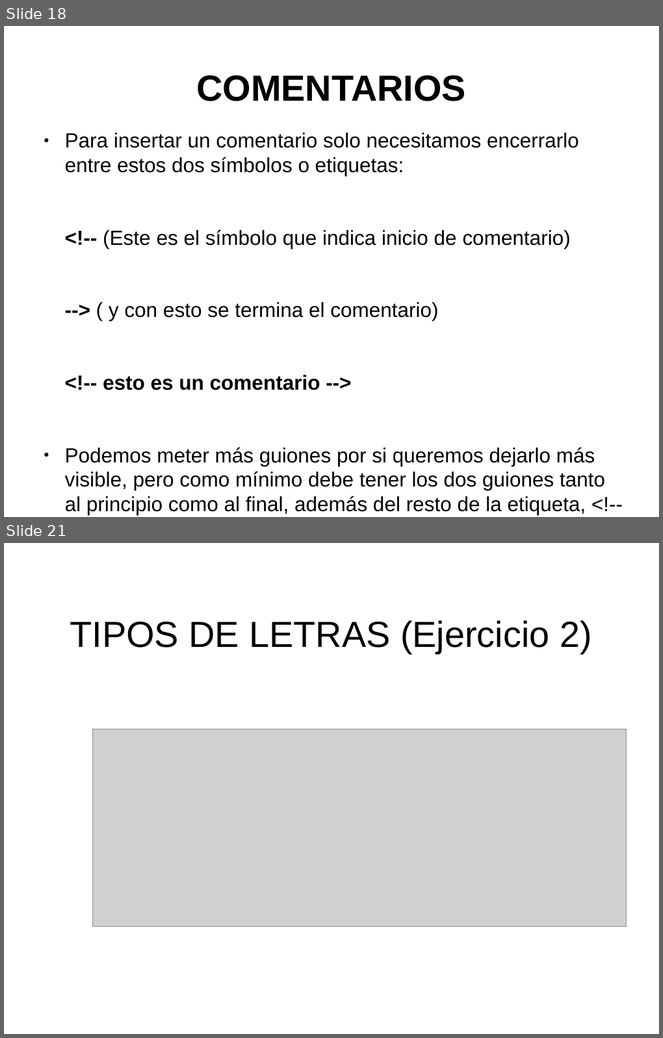
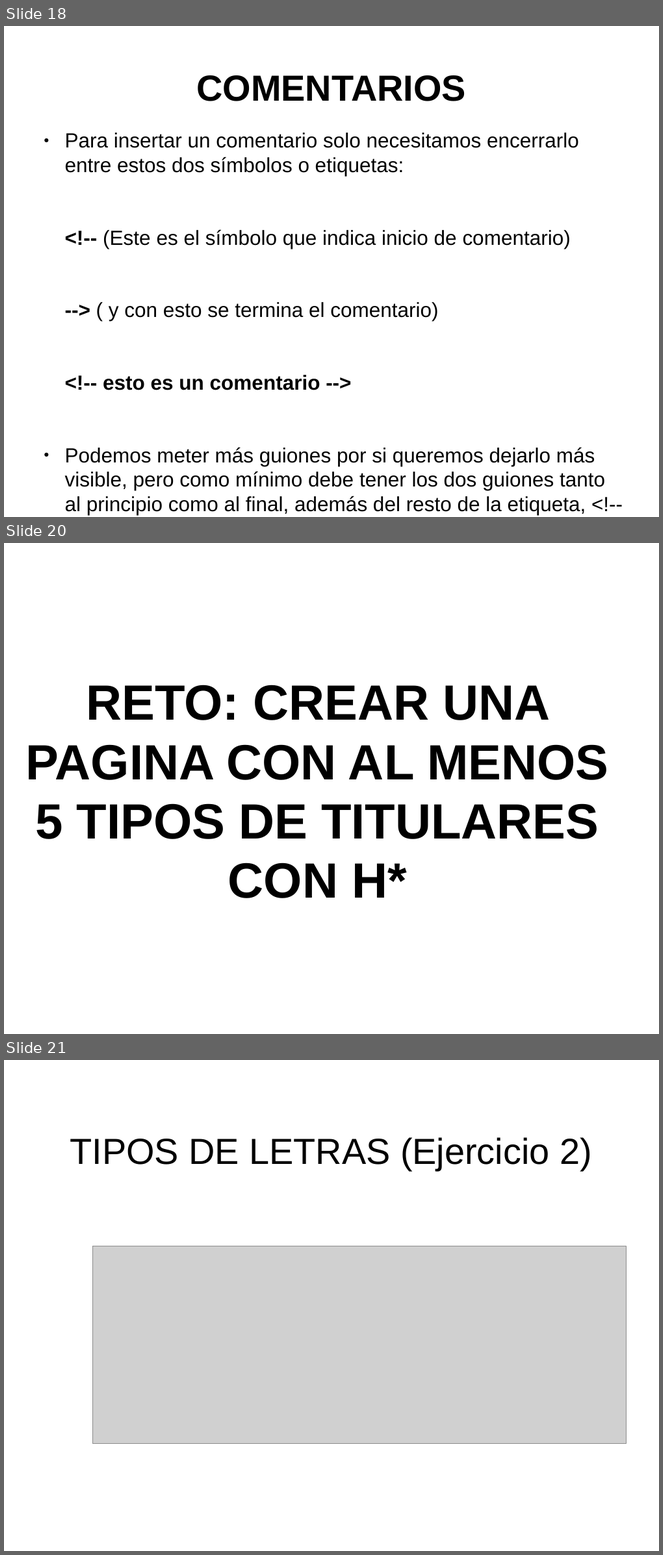
Before and after one commit to toblerone554/CampusInfantil2016, a slide deck: Veteranos/html/PresentaciónHTML.odp. Shown one above the other, each under a label of ours: slides 18 and 21 before the commit, slides 18, 20 and 21 after it; the slides between them are not shown. The pictures are 663x1038 and 663x1555 pixels, drawn with LibreOffice and Linux fonts; fonts in the diff are those of the drawing; grey boxes stand for pictures. Boxes give left, top, right and bottom in pixels: in the first picture for what was removed or moved away, otherwise in the second. Text is boxed around its words. In the diff, an @@ line names an element or a change of style, - is before the commit and + after.

```diff
--- a/Veteranos/html/PresentaciónHTML.odp
+++ b/Veteranos/html/PresentaciónHTML.odp
@@ slide 20 added at box(4, 543, 659, 1034), background #FFFFFF @@
@@ title added at box(26, 685, 608, 899), 60 pt, text #000000, bold @@
+RETO: CREAR UNA PAGINA CON AL MENOS 5 TIPOS DE TITULARES CON H*
```
Also in this commit, not shown: 7 slides changed, 3 other slides added, 1 slide removed, 8 other files.
